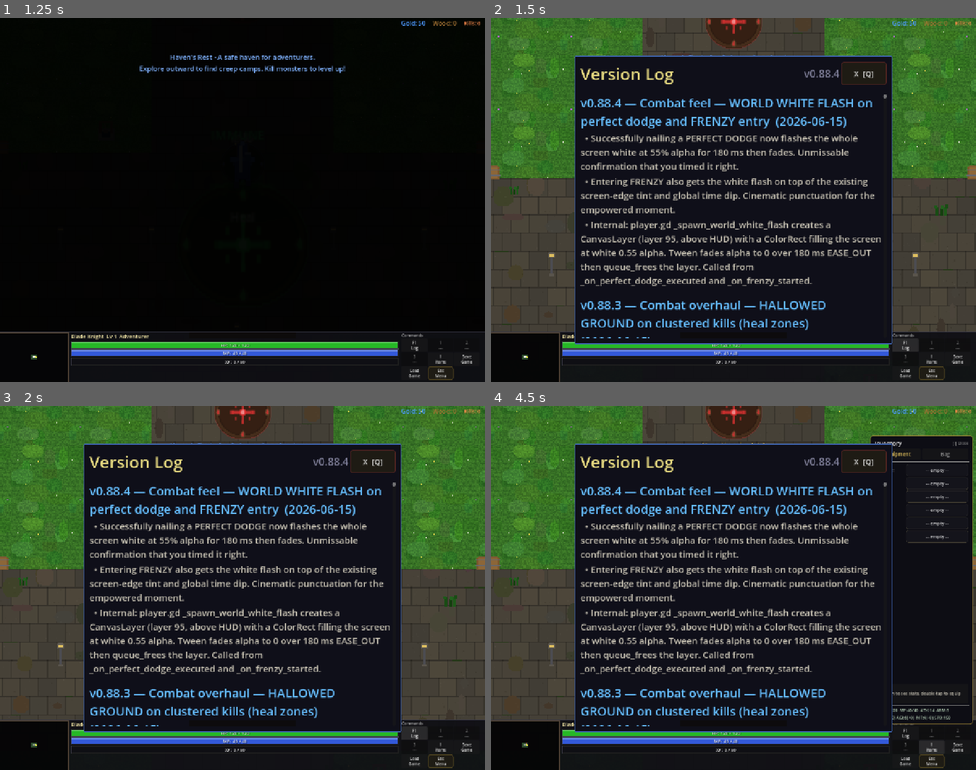
Above: before the commit, frames 1-4 (two rows, left to right).
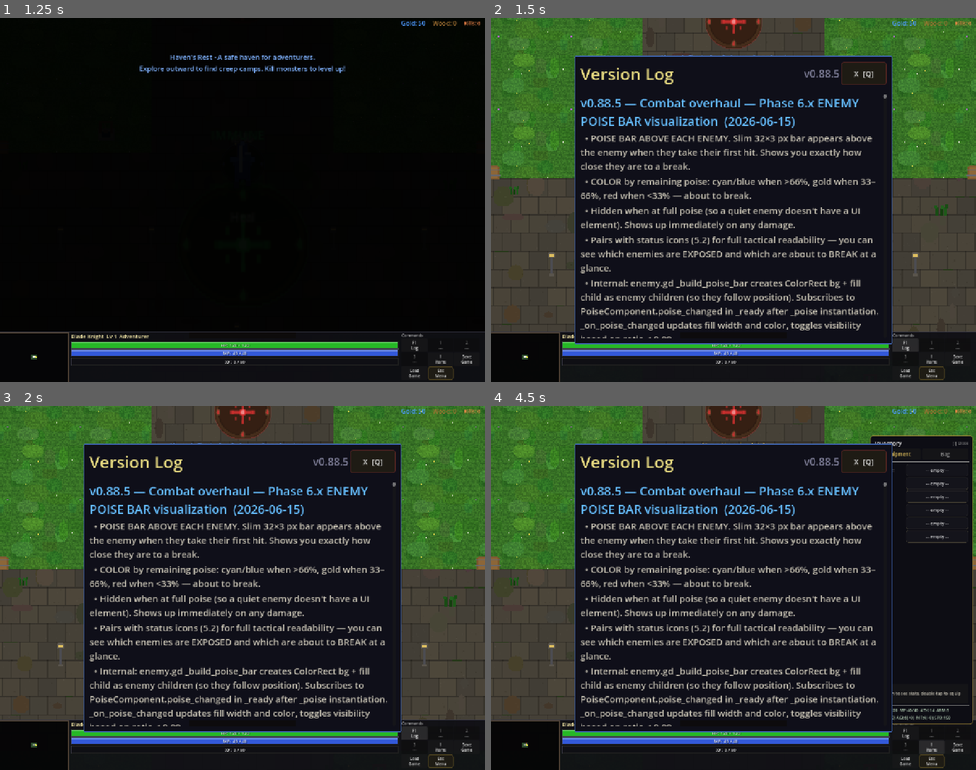
Above: after the commit, the same moments.

Repository: slxny/legends-open-rpg
Game: Godot game, scene res://scenes/main.tscn
Same seed, same stepped clock (60 frames per second), same inputs: the game is played once before the commit and once after it.
Inputs (mouse positions are in pixels of both pictures, inside the frame that each line leads up to):
- Up to frame 1 (1.25 s): tap Enter at 0.5 s; move the mouse to (218, 272) at 0.52 s; hold W (move_up) from 0.53 s (still down); hold Q (ability_1) from 0.53 s (still down); click (218, 272) at 0.67 s
- Up to frame 2 (1.5 s): release W (move_up) at 1.25 s; release Q (ability_1) at 1.25 s; click "F1 Log" at 1.25 s
- Up to frame 3 (2 s): no input
- Up to frame 4 (4.5 s): click "1 ---" at 2 s; click "2 ---" at 2.75 s; click "3 ---" at 3.5 s; click "I Items" at 4.25 s

Frame 1 is identical in both runs. In frame 2, 11% of the frame differs, in the area x 18-81%, y 14-88%; in frame 3, 11%; in frame 4, 11%.

Commit message:
v0.88.5: Combat overhaul — enemy POISE BAR visualization
Slim 32x3 px bar appears above each enemy when they take their first
hit. Shows exactly how close they are to a poise break.

  cyan/blue   > 66% remaining
  gold        33-66%
  red         < 33% (about to break)

Hidden when at full poise. Pairs with status icons (5.2) for full
tactical readability.

- enemy.gd:
  _poise_bar_bg + _poise_bar_fill ColorRects.
  _build_poise_bar called in _ready after _poise component creation:
    bg position (-WIDTH/2, -42) size (32, 3), color 0.06/0.04/0.05/0.75,
    visible=false. Fill child at (1.0, 0.5) size (30, 2), color cyan.
  Subscribes to _poise.poise_changed signal.
  _on_poise_changed:
    ratio = current / max_poise, clamped.
    fill.size.x = (WIDTH - 2) * ratio.
    color shifts cyan/gold/red by ratio threshold.
    visible = ratio < 0.99 (hidden at full).

Headless: smoke all PASS, parse clean.

Co-Authored-By: Claude Opus 4.7 (1M context) <noreply@anthropic.com>

Diff:
--- a/scenes/enemies/enemy.gd
+++ b/scenes/enemies/enemy.gd
@@ -275,6 +275,10 @@
 		_poise.poise_broken.connect(_on_poise_broken)
 	if _poise.has_signal("poise_recovered"):
 		_poise.poise_recovered.connect(_on_poise_recovered)
+	if _poise.has_signal("poise_changed"):
+		_poise.poise_changed.connect(_on_poise_changed)
+	# Phase 6.x — build the poise bar (hidden until first damage).
+	_build_poise_bar()
 
 	# Phase 2.6 — status effects.
 	_statuses = StatusEffectComponentCls.new()
@@ -3852,6 +3856,10 @@
 # player can spot active statuses across a crowded fight at a glance.
 var _exposed_pulse_tween: Tween = null
 var _status_icons: Dictionary = {}  # StringName -> Sprite2D
+# Phase 6.x — visible poise bar above the enemy.
+var _poise_bar_bg: ColorRect = null
+var _poise_bar_fill: ColorRect = null
+var _poise_bar_hide_timer: float = 0.0
 
 func _on_status_applied(id: StringName, _source: Node, _stacks: int) -> void:
 	if _is_dead:
@@ -3908,6 +3916,41 @@
 	bob.tween_property(icon, "position:y", icon.position.y - 4.0, 0.4).set_trans(Tween.TRANS_SINE)
 	bob.tween_property(icon, "position:y", icon.position.y, 0.4).set_trans(Tween.TRANS_SINE)
 	_status_icons[id] = icon
+
+
+# Phase 6.x — poise bar visualization above enemy.
+const _POISE_BAR_WIDTH: float = 32.0
+const _POISE_BAR_HEIGHT: float = 3.0
+func _build_poise_bar() -> void:
+	_poise_bar_bg = ColorRect.new()
+	_poise_bar_bg.color = Color(0.06, 0.04, 0.05, 0.75)
+	_poise_bar_bg.position = Vector2(-_POISE_BAR_WIDTH / 2.0, -42.0)
+	_poise_bar_bg.size = Vector2(_POISE_BAR_WIDTH, _POISE_BAR_HEIGHT)
+	_poise_bar_bg.mouse_filter = Control.MOUSE_FILTER_IGNORE
+	_poise_bar_bg.visible = false
+	add_child(_poise_bar_bg)
+	_poise_bar_fill = ColorRect.new()
+	_poise_bar_fill.color = Color(0.4, 0.8, 1.0, 0.95)
+	_poise_bar_fill.position = Vector2(1.0, 0.5)
+	_poise_bar_fill.size = Vector2(_POISE_BAR_WIDTH - 2.0, _POISE_BAR_HEIGHT - 1.0)
+	_poise_bar_fill.mouse_filter = Control.MOUSE_FILTER_IGNORE
+	_poise_bar_bg.add_child(_poise_bar_fill)
+
+
+func _on_poise_changed(current: float, max_poise: int) -> void:
+	if _is_dead or _poise_bar_bg == null or _poise_bar_fill == null:
+		return
+	var ratio: float = clamp(current / max(1.0, float(max_poise)), 0.0, 1.0)
+	_poise_bar_fill.size.x = max(0.0, (_POISE_BAR_WIDTH - 2.0) * ratio)
+	# Color shifts by remaining poise.
+	if ratio > 0.66:
+		_poise_bar_fill.color = Color(0.4, 0.8, 1.0, 0.95)
+	elif ratio > 0.33:
+		_poise_bar_fill.color = Color(1.0, 0.8, 0.3, 0.95)
+	else:
+		_poise_bar_fill.color = Color(1.4, 0.35, 0.2, 0.95)
+	# Hide when full (no damage taken yet); show otherwise.
+	_poise_bar_bg.visible = ratio < 0.99
 
 
 func _remove_status_icon(id: StringName) -> void:
--- a/scenes/ui/changelog_dialog.gd
+++ b/scenes/ui/changelog_dialog.gd
@@ -9,9 +9,21 @@
 var _is_visible: bool = false
 var _is_mobile: bool = false
 
-const GAME_VERSION := "v0.88.4"
+const GAME_VERSION := "v0.88.5"
 
 const CHANGELOG: Array[Dictionary] = [
+	{
+		"version": "v0.88.5",
+		"title": "Combat overhaul — Phase 6.x ENEMY POISE BAR visualization",
+		"date": "2026-06-15",
+		"entries": [
+			"POISE BAR ABOVE EACH ENEMY. Slim 32×3 px bar appears above the enemy when they take their first hit. Shows you exactly how close they are to a break.",
+			"COLOR by remaining poise: cyan/blue when >66%, gold when 33–66%, red when <33% — about to break.",
+			"Hidden when at full poise (so a quiet enemy doesn't have a UI element). Shows up immediately on any damage.",
+			"Pairs with status icons (5.2) for full tactical readability — you can see which enemies are EXPOSED and which are about to BREAK at a glance.",
+			"Internal: enemy.gd _build_poise_bar creates ColorRect bg + fill child as enemy children (so they follow position). Subscribes to PoiseComponent.poise_changed in _ready after _poise instantiation. _on_poise_changed updates fill width and color, toggles visibility based on ratio < 0.99.",
+		]
+	},
 	{
 		"version": "v0.88.4",
 		"title": "Combat feel — WORLD WHITE FLASH on perfect dodge and FRENZY entry",
